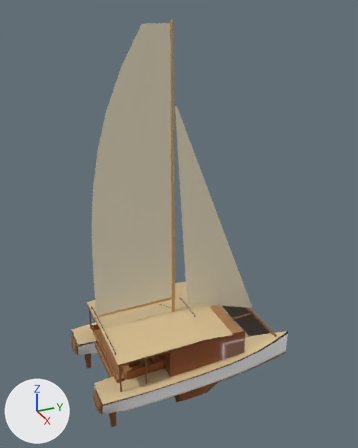
The glTF model art/boats/catamaran.far.glb as it was, and as the next commit left it.
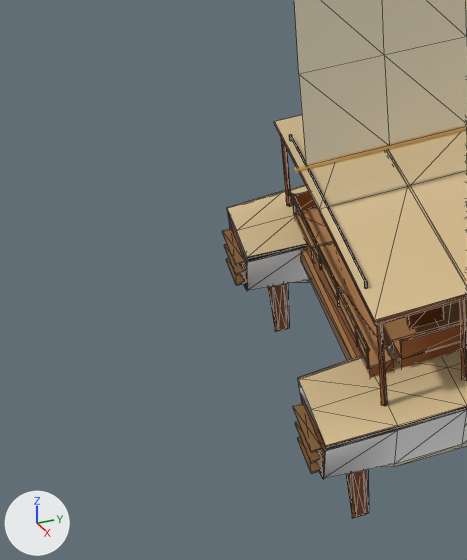
The first picture shows the older version from a camera (50 mm lens) standing at (24.2, -10.5, 21.6) and looking at (0.0, 0.4, 9.5). The close-ups show the older and then the newer version on the part from 0% to 41% of the width and 59% to 98% of the height of that picture. Only the edits that show in the close-ups are written down. The lights are fixed; the arrows at lower left show +X, +Y and +Z. The close-ups show mesh edges as thin lines. Where no turn or scale is listed for an object, it has been applied to the vertices. Vertices at exactly the same position are counted once.

The first close-up shows 'boom', 'hull', 'rudder-port', 'rudder-starboard', 'sail'.
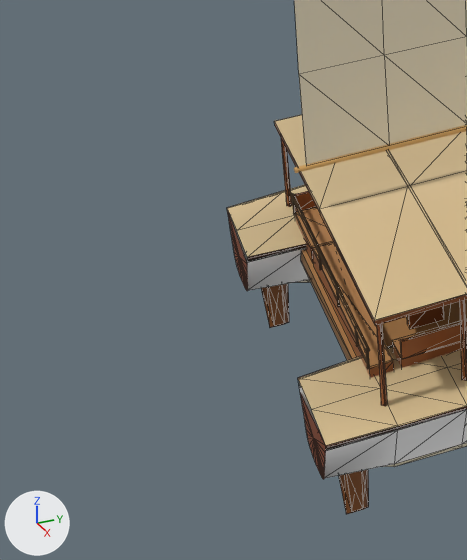
Pixel boxes [x1, y1, x2, y2] of what changed, in the close-ups (467 x 560 px; the box of a moved part takes in the faces that stretch with it):
'hull', reshaped
    before: [222, 115, 467, 479]
    after: [227, 115, 467, 479]
'rudder-starboard', reshaped (29% wider, 10% shorter)
    before: [346, 469, 369, 518]
    after: [339, 470, 369, 514]
'rudder-port', reshaped (26% wider, 8% shorter)
    before: [268, 284, 290, 332]
    after: [261, 284, 289, 328]
part 1 of me_mesh_0, deleted
    before: [222, 134, 368, 474]
part 2 of me_mesh_7, moved or reshaped
    before: [268, 284, 369, 518]
    after: [261, 284, 369, 514]

What the commit changed:
me_mesh_0 is used by ob_hull; location (0.0, 0.0, 0.0).
me_mesh_0 had 937 vertices, 1526 faces and spanned x -3.88..3.88, y -6.05..6.95, z -0.75..3.6.
me_mesh_0 now has 695 vertices, 1122 faces and spans x -3.88..3.88, y -5.85..6.95, z -0.75..3.46.
me_mesh_0 part 1: 12 loose pieces with 220 vertices, spanning x -3.39..3.39, y -6.05..0.98, z 0.34..3.6, are deleted.
Other edits to the shape of me_mesh_0 do not show in these pictures.
me_mesh_0 no longer uses material mat_iron (black #2b2b2e).
me_mesh_7 is used by ob_rudder_port; parent ob_rudder; location (-2.8, 0.0, 0.0).
me_mesh_7 had 15 vertices, 18 faces and spanned x -0.018..0.018, y -0.33..0.12, z -1.5..-0.139.
me_mesh_7 now has 15 vertices, 18 faces and spans x -0.024..0.024, y -0.48..0.12, z -1.35..-0.139.
Part 2, on me_mesh_7:
Vertex 0 of me_mesh_7 moves from (0.0, 0.06, -1.5) at pixel (289, 327) to (0.0, 0.06, -1.35) at pixel (289, 322).
Vertex 2 of me_mesh_7 moves from (0.018, 0.007, -0.139) to (0.024, -0.03, -0.139).
Vertex 3 of me_mesh_7 moves from (0.013, -0.021, -1.5) at pixel (286, 329) to (0.017, -0.048, -1.35) at pixel (284, 324).
Vertex 4 of me_mesh_7 moves from (0.012, -0.218, -0.139) to (0.016, -0.33, -0.139).
Vertex 5 of me_mesh_7 moves from (0.0, -0.102, -1.5) at pixel (282, 329) to (0.0, -0.156, -1.35) at pixel (279, 324).
Vertex 6 of me_mesh_7 moves from (0.008, -0.183, -1.5) at pixel (278, 330) to (0.011, -0.264, -1.35) at pixel (274, 326).
Vertex 7 of me_mesh_7 moves from (0.0, -0.33, -0.139) to (0.0, -0.48, -0.139).
Vertex 8 of me_mesh_7 moves from (0.0, -0.264, -1.5) at pixel (275, 331) to (0.0, -0.372, -1.35) at pixel (269, 327).
Vertex 9 of me_mesh_7 moves from (-0.012, -0.218, -0.139) to (-0.016, -0.33, -0.139).
Vertex 10 of me_mesh_7 moves from (-0.008, -0.183, -1.5) at pixel (278, 330) to (-0.011, -0.264, -1.35) at pixel (274, 325).
Vertex 11 of me_mesh_7 moves from (-0.018, 0.007, -0.139) to (-0.024, -0.03, -0.139).
Vertex 12 of me_mesh_7 moves from (-0.013, -0.021, -1.5) at pixel (286, 328) to (-0.017, -0.048, -1.35) at pixel (284, 323).
Vertex 13 of me_mesh_7 moves from (0.0, 0.06, -1.5) at pixel (289, 327) to (0.0, 0.06, -1.35) at pixel (289, 322).
